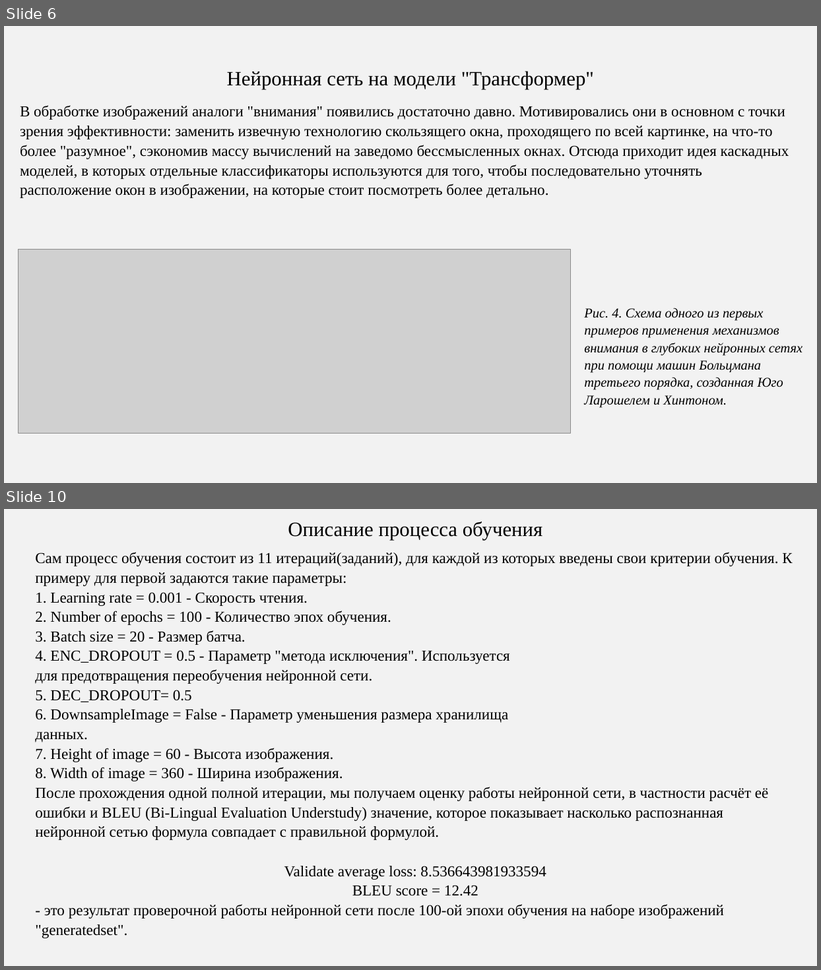
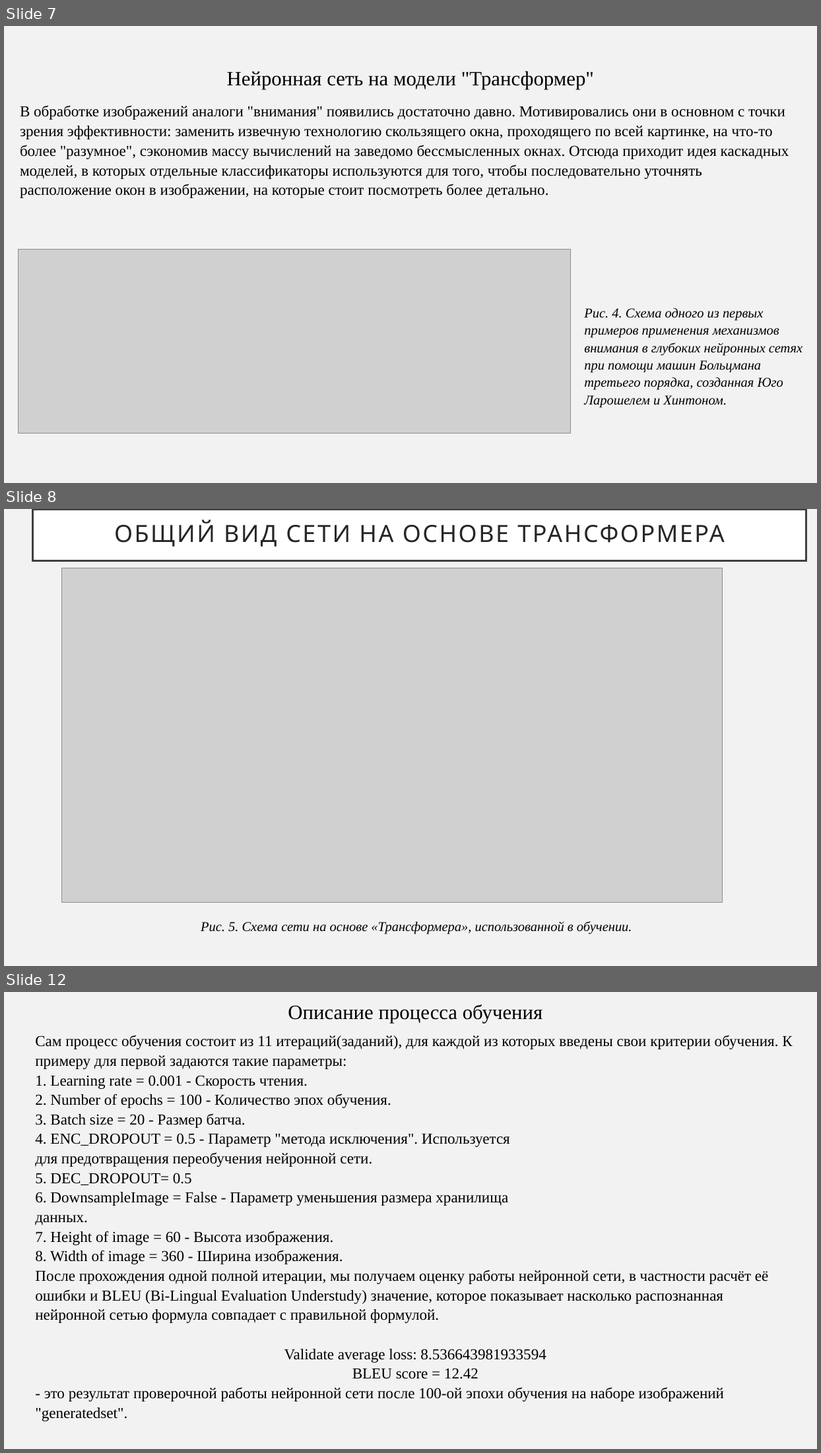
Before and after one commit to agoiga/rabota, a slide deck: Diplom.pptx. Shown one above the other, each under a label of ours: slides 6 and 10 before the commit, slides 7, 8 and 12 after it; the slides between them are not shown. The pictures are 821x970 and 821x1453 pixels, drawn with LibreOffice and Linux fonts; fonts in the diff are those of the drawing; grey boxes stand for pictures. Boxes give left, top, right and bottom in pixels: in the first picture for what was removed or moved away, otherwise in the second. Text is boxed around its words. In the diff, an @@ line names an element or a change of style, - is before the commit and + after.

```diff
--- a/Diplom.pptx
+++ b/Diplom.pptx
@@ slide 8 added at bbox=[4, 509, 817, 966], background #F2F2F2 @@
@@ title added at bbox=[32, 509, 807, 561], fill #FFFFFF, outline #404040 2.5 pt, 28 pt, text #262626 @@
+ОБЩИЙ ВИД СЕТИ НА ОСНОВЕ ТРАНСФОРМЕРА
@@ picture added at bbox=[62, 568, 723, 902] @@
@@ text added at bbox=[201, 921, 632, 935], 16 pt, text #000000, italic @@
+Рис. 5. Схема сети на основе «Трансформера», использованной в обучении.
@@ what was slide 6 is now slide 7 @@
@@ what was slide 10 is now slide 12 @@
```
Also in this commit, not shown: 4 slides changed, 4 other slides added, 1 slide removed.
